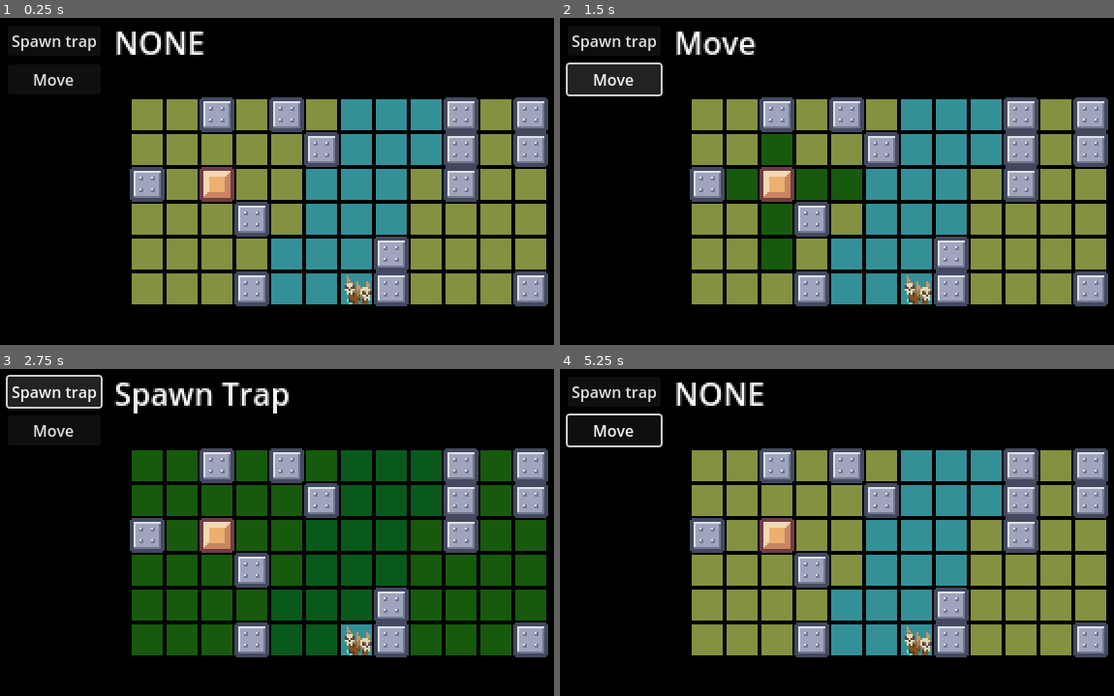
Above: before the commit, frames 1-4 (two rows, left to right).
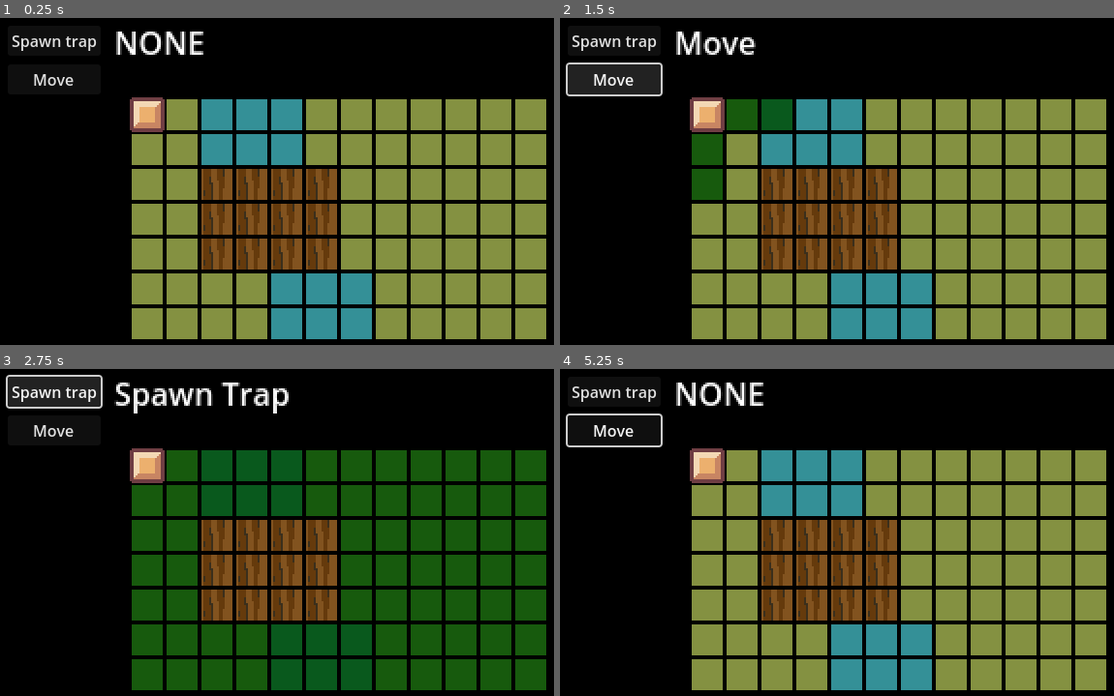
Above: after the commit, the same moments.

Repository: SadnessTrain/ronin-final-breath
Game: Godot game, scene res://Scenes/MainScene.tscn
Two runs of this game, one before a commit and one after it. Both use one fixed random seed, a clock stepped at 60 frames per second and the inputs below.
Inputs (mouse positions are in pixels of both pictures, inside the frame that each line leads up to):
- Up to frame 1 (0.25 s): no input
- Up to frame 2 (1.5 s): click "Spawn trap" at 0.5 s; click "Move" at 1.25 s
- Up to frame 3 (2.75 s): click "Spawn trap" at 2 s
- Up to frame 4 (5.25 s): click "Move" at 2.75 s; click "Spawn trap" at 3.5 s; click "Move" at 4.25 s; tap Enter at 5 s; move the mouse to (709, 467) at 5.02 s; click (709, 467) at 5.1 s

The runs differ from the first frame. In frame 1, 30% of the frame differs, in the area x 23-99%, y 24-99%; in frame 2, 32%; in frame 3, 23%; in frame 4, 30%.

Commit message:
Add base bridge generation

Diff:
--- /dev/null
+++ b/Scenes/Entities/Obstacle/BridgeEntity.tscn
@@ -0,0 +1,11 @@
+[gd_scene load_steps=3 format=3 uid="uid://gutoed0m4agb"]
+
+[ext_resource type="Script" path="res://Scripts/Entities/Obstacle/BridgeEntity.gd" id="1_hx7i4"]
+[ext_resource type="Texture2D" uid="uid://df0ostxvd6iu0" path="res://Textures/Playfield/Bridge/BridgeMiddle.png" id="2_lmm8h"]
+
+[node name="Bridge" type="Node2D" node_paths=PackedStringArray("sprite")]
+script = ExtResource("1_hx7i4")
+sprite = NodePath("Sprite2D")
+
+[node name="Sprite2D" type="Sprite2D" parent="."]
+texture = ExtResource("2_lmm8h")
--- /dev/null
+++ b/Scripts/Entities/Obstacle/BridgeEntity.gd
@@ -0,0 +1,19 @@
+extends Entity
+class_name BridgeEntity
+
+var bridgeMiddle = preload("res://Textures/Playfield/Bridge/BridgeMiddle.png")
+
+@export var sprite: Sprite2D
+
+var direction: Vector2i
+
+func SetDirection(direction: Vector2i):
+	self.direction = direction
+	UpdateTexture()
+
+func GetTexture() -> Texture2D:
+
+	return bridgeMiddle
+
+func UpdateTexture():
+	sprite.texture = GetTexture()
--- /dev/null
+++ b/Scripts/Entities/Obstacle/WalkableEntity.gd
@@ -0,0 +1,2 @@
+extends Entity
+class_name WalkableEntity
--- a/Scripts/Playfield/Playfield.gd
+++ b/Scripts/Playfield/Playfield.gd
@@ -5,9 +5,10 @@
 var tileScene = preload("res://Scenes/Playfield/Tile.tscn")
 var wallEntityScene = preload("res://Scenes/Entities/Obstacle/WallEntity.tscn")
 var waterObstacleScene = preload("res://Scenes/Entities/Obstacle/WaterObstacleEntity.tscn")
+var bridgeScene = preload("res://Scenes/Entities/Obstacle/BridgeEntity.tscn")
 
 var cellSize: Vector2i = Vector2i(18, 18)
-var size: Vector2i = Vector2i(12, 6)
+var size: Vector2i = Vector2i(12, 7)
 
 var tiles = {}
 
@@ -16,6 +17,7 @@
 var noise = FastNoiseLite.new()
 var riverChance = 100 / 2
 var riverMargin = 3
+var riverWidth = 3
 
 func _ready():
 	noise.seed = Utils.randomInt(-2000000, 20000000)
@@ -35,9 +37,9 @@
 			tiles[pos] = tile
 
 	GenerateRiver()
-	GenerateRandomObstacles()
-
-	tiles[Vector2i(2, 2)].appendEntity(testPlayer)
+	#GenerateRandomObstacles()
+
+	tiles[Vector2i(0,0)].appendEntity(testPlayer)
 	player = testPlayer
 
 func GetAllWaterTilesPos(startPos: Vector2i, endPos: Vector2i, width: int) -> Array:
@@ -71,32 +73,71 @@
 	return positions
 
 func GenerateRiver():
-	var hasRiver = Utils.randomInt(0, 100) <= riverChance
-
-	if !hasRiver:
-		return
-
-	var randomTopPosition = Vector2i(Utils.randomInt(riverMargin, size.x - (riverMargin + 1)), 0)
-	var randomBottomPosition = Vector2i(Utils.randomInt(riverMargin, size.x - (riverMargin + 1)), size.y - 1)
-
-	for waterTilePos in GetAllWaterTilesPos(randomTopPosition, randomBottomPosition, 3):
+#	var hasRiver = Utils.randomInt(0, 100) <= riverChance
+
+#	if !hasRiver:
+#		return
+
+	#var randomTopPosition = Vector2i(Utils.randomInt(riverMargin, size.x - (riverMargin + 1)), 0)
+	#var randomBottomPosition = Vector2i(Utils.randomInt(riverMargin, size.x - (riverMargin + 1)), size.y - 1)
+	var randomTopPosition = Vector2i(3, 0)
+	var randomBottomPosition = Vector2i(5, size.y - 1)
+
+	for waterTilePos in GetAllWaterTilesPos(randomTopPosition, randomBottomPosition, riverWidth):
 		tiles[waterTilePos].SetType("WATER")
+
+	GenerateBridge()
+
+func GetFirstRiverTileInRow(row: int) -> int:
+	var lastType: String = ""
+	for i in range(0, size.x):
+		var tile: Tile = GetTileByPos(Vector2(i, row))
+
+		if lastType != "WATER" && tile.type == "WATER":
+			return i - 1
+
+	return -1
+
+func GetLastRiverTileInRow(firstRiverTile: int) -> int:
+	return firstRiverTile + 1 + riverWidth
+
+func GenerateBridge():
+	var yMiddle: int = floor(size.y / 2)
+	var xMin: int = GetFirstRiverTileInRow(yMiddle)
+	var xMax: int = GetLastRiverTileInRow(xMin)
+
+	for x in range(xMin, xMax):
+		for y in range(yMiddle - 1, yMiddle + 2):
+			var tile: Tile = GetTileByPos(Vector2(x, y))
+			var bridgeElement: BridgeEntity = bridgeScene.instantiate()
+			var dir = Vector2(0, 0)
+			if x == xMin:
+				dir.x = -1
+			elif x == xMax:
+				dir.x = 1
+
+			if y == yMiddle - 1:
+				dir.y = -1
+			elif  y == yMiddle + 2:
+				dir.y = 1
+
+			bridgeElement.SetDirection(dir)
+			tile.appendEntity(bridgeElement)
 
 func GenerateRandomObstacles():
 	for tilePos in tiles:
-		print(tilePos)
 		if Utils.randomInt(0, 10) >= 9:
 			var tile = tiles[tilePos]
 
 			if tile.type == "WATER":
-				CreateObstacle(tile, waterObstacleScene)
+				CreateEntity(tile, waterObstacleScene)
 			else:
-				CreateObstacle(tile, wallEntityScene)
-
-
-func CreateObstacle(tile: Tile, obstacleEntity: PackedScene):
-	var wall: Entity = obstacleEntity.instantiate()
-	tile.appendEntity(wall)
+				CreateEntity(tile, wallEntityScene)
+
+
+func CreateEntity(tile: Tile, entity: PackedScene):
+	var newEntity: Entity = entity.instantiate()
+	tile.appendEntity(newEntity)
 
 func GetTileByPos(pos: Vector2i) -> Tile:
 	if !tiles.has(pos):
Binary file added: Textures/Playfield/Bridge/BridgeBottomEdge.png
Not shown, added: Textures/Playfield/Bridge/BridgeBottomEdge.png.import
Binary file added: Textures/Playfield/Bridge/BridgeLeftBottomCorner.png
Not shown, added: Textures/Playfield/Bridge/BridgeLeftBottomCorner.png.import
Binary file added: Textures/Playfield/Bridge/BridgeLeftTopCorner.png
Not shown, added: Textures/Playfield/Bridge/BridgeLeftTopCorner.png.import
Binary file added: Textures/Playfield/Bridge/BridgeMiddle.png
Not shown, added: Textures/Playfield/Bridge/BridgeMiddle.png.import
Binary file added: Textures/Playfield/Bridge/BridgeRightBottomCorner.png
Not shown, added: Textures/Playfield/Bridge/BridgeRightBottomCorner.png.import
Binary file added: Textures/Playfield/Bridge/BridgeRightTopCorner.png
Not shown, added: Textures/Playfield/Bridge/BridgeRightTopCorner.png.import
(and 2 more such lines)
